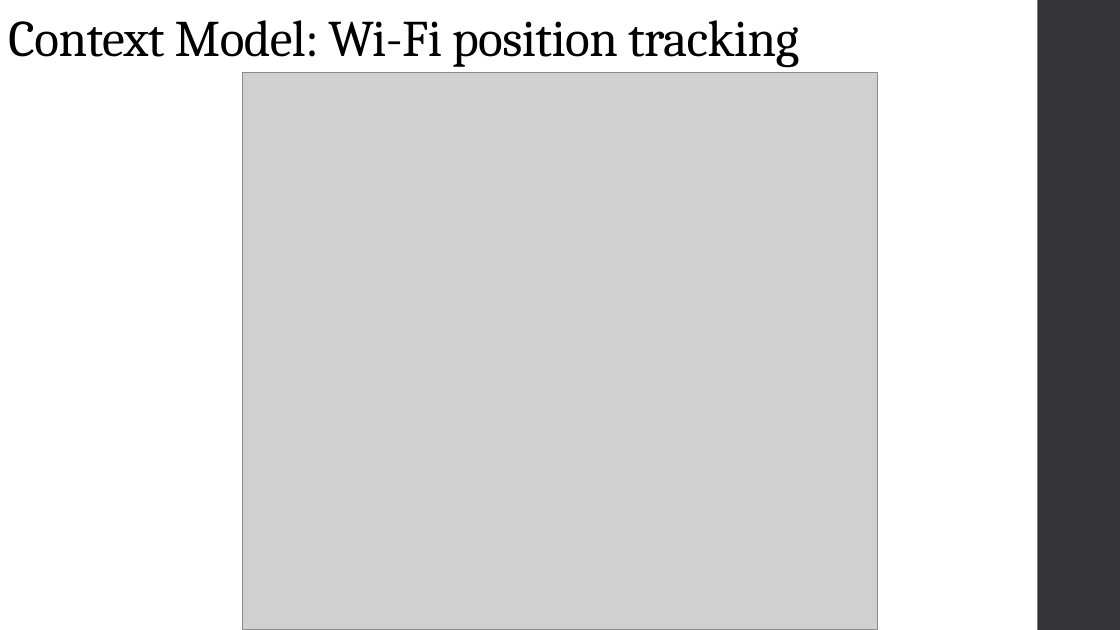
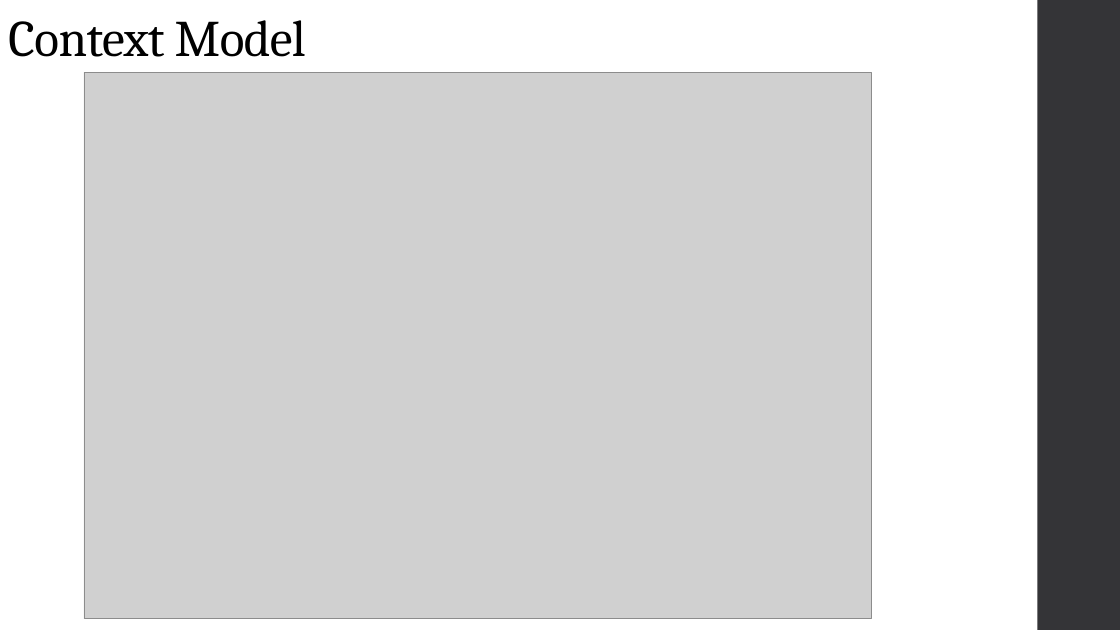
Before and after one commit to DmitryMI/EamaProject, a slide deck: slide 12 of Documentation/Adaptation concepts.pptx. Drawn at 1120x630 pixels with LibreOffice and Linux fonts; fonts in the diff are those of the drawing; grey boxes stand for pictures. Boxes give left, top, right and bottom in pixels: in the first picture for what was removed or moved away, otherwise in the second. Text is boxed around its words. In the diff, an @@ line names an element or a change of style, - is before the commit and + after.

```diff
--- a/Documentation/Adaptation concepts.pptx
+++ b/Documentation/Adaptation concepts.pptx
@@ title at (x1=8, y1=20, x2=306, y2=57): text changed @@
-Context Model: Wi-Fi position tracking
+Context Model
@@ picture resized from (x1=243, y1=72, x2=877, y2=629) to (x1=84, y1=72, x2=871, y2=619) @@
```
Also in this commit, not shown: 1 slide removed, 3 other files.
